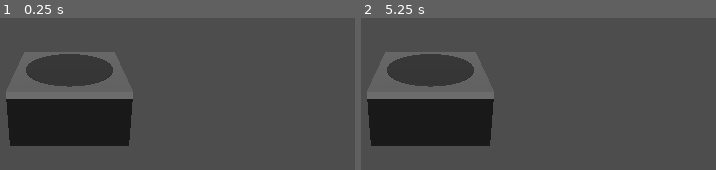
Above: before the commit, frames 1-2 (left to right).
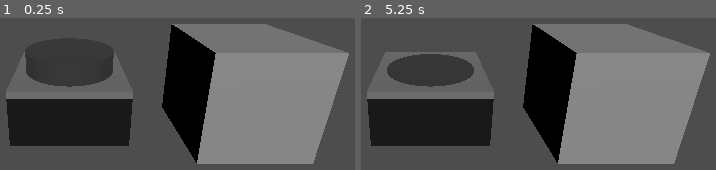
Above: after the commit, the same moments.

Repository: EloiStree/2026_03_20_godot_hello_micro_bit
Game: Godot game, scene res://_/scene/demo/demo_micro_bit_tactile_button_interactable.tscn
Two runs of this game, one before a commit and one after it. Both use one fixed random seed, a clock stepped at 60 frames per second and the inputs below.
Inputs (mouse positions are in pixels of both pictures, inside the frame that each line leads up to):
- Up to frame 1 (0.25 s): no input
- Up to frame 2 (5.25 s): tap Enter at 0.5, 2, 3.5 s; move the mouse to (605, 34) at 0.52 s; click (605, 34) at 0.67 s; tap Space at 1.25, 2.75, 4.25 s; move the mouse to (outside the picture) at 1.27 s; click (outside the picture) at 1.42 s; move the mouse to (outside the picture) at 2.02 s; click (outside the picture) at 2.17 s; move the mouse to (389, 145) at 2.77 s; click (389, 145) at 2.92 s; move the mouse to (669, 124) at 3.52 s; click (669, 124) at 3.67 s; move the mouse to (outside the picture) at 4.27 s; click (outside the picture) at 4.42 s; move the mouse to (471, 56) at 5.02 s; click (471, 56) at 5.17 s

The runs differ from the first frame. In frame 1, 41% of the frame differs, in the area x 7-99%, y 3-97%; in frame 2, 40%.

Commit message:
Save feature of filtering collision on area3d layer group and tag

Diff:
--- a/_/scene/demo/demo_micro_bit_tactile_button_interactable.tscn
+++ b/_/scene/demo/demo_micro_bit_tactile_button_interactable.tscn
@@ -1,26 +1,11 @@
 [gd_scene format=3 uid="uid://jvavmcuiuoog"]
 
-[ext_resource type="Script" uid="uid://2qjtvy7chvw5" path="res://_/script/micro_bit_tactile_button.gd" id="1_i0hnh"]
-[ext_resource type="Script" uid="uid://cpq625pgxe80t" path="res://_/script/micro_bit_tactile_button_script_animation.gd" id="2_m4yag"]
-[ext_resource type="Script" uid="uid://bngqy4ohjx8b8" path="res://_/script/micro_bit_collidable_area3d.gd" id="3_i0hnh"]
-
-[sub_resource type="BoxMesh" id="BoxMesh_5xryl"]
-
-[sub_resource type="StandardMaterial3D" id="StandardMaterial3D_66oti"]
-albedo_color = Color(0, 0, 0, 1)
-
-[sub_resource type="StandardMaterial3D" id="StandardMaterial3D_kyvj0"]
-albedo_color = Color(0.4506483, 0.4506483, 0.45064825, 1)
-
-[sub_resource type="CylinderMesh" id="CylinderMesh_wdwhb"]
-
-[sub_resource type="StandardMaterial3D" id="StandardMaterial3D_faa6o"]
-albedo_color = Color(0.2159017, 0.21590173, 0.2159017, 1)
-
-[sub_resource type="BoxShape3D" id="BoxShape3D_3w8vi"]
-size = Vector3(1, 0.4790039, 1)
+[ext_resource type="PackedScene" uid="uid://mk87fwj3xx7h" path="res://_/scene/element/element_micro_bit_tactile_button_touchable.tscn" id="1_3gj6j"]
+[ext_resource type="Script" uid="uid://b4fchevv1qfve" path="res://_/scene/demo/micro_bit_interactive_source.gd" id="1_aohy7"]
 
 [sub_resource type="BoxShape3D" id="BoxShape3D_m4yag"]
+
+[sub_resource type="BoxMesh" id="BoxMesh_3gj6j"]
 
 [node name="DemoMicroBitTactileButtonInteractable" type="Node3D" unique_id=1597294364]
 
@@ -30,60 +15,26 @@
 [node name="DirectionalLight3D" type="DirectionalLight3D" parent="." unique_id=1489312135]
 transform = Transform3D(1, 0, 0, 0, 0.81919205, 0.57351923, 0, -0.57351923, 0.81919205, 0, 0, 0)
 
-[node name="MicroBitTactileButtonTouchable" type="Node3D" parent="." unique_id=422241058]
-script = ExtResource("1_i0hnh")
+[node name="Area3D" type="Area3D" parent="." unique_id=1796066033 groups=["interactable_group", "interactable_source"]]
+transform = Transform3D(1, 0, 0, 0, 1, 0, 0, 0, 1, 1.5940242, 0.32461643, 0)
+collision_layer = 1793
+collision_mask = 0
 
-[node name="NodeScriptAnimation" type="Node" parent="MicroBitTactileButtonTouchable" unique_id=826314448 node_paths=PackedStringArray("to_move", "where_when_pressed", "where_when_released")]
-script = ExtResource("2_m4yag")
-to_move = NodePath("../StaticMovingPartRoot/StaticMovingPart")
-where_when_pressed = NodePath("../StaticMovingPartRoot/Node3DWhenPressing")
-where_when_released = NodePath("../StaticMovingPartRoot/Node3DWhenReleasing")
-
-[node name="StaticPart" type="Node3D" parent="MicroBitTactileButtonTouchable" unique_id=388458076]
-
-[node name="MeshInstance3D" type="MeshInstance3D" parent="MicroBitTactileButtonTouchable/StaticPart" unique_id=2026954184]
-transform = Transform3D(1, 0, 0, 0, 0.5, 0, 0, 0, 1, 0, 0.25, 0)
-mesh = SubResource("BoxMesh_5xryl")
-surface_material_override/0 = SubResource("StandardMaterial3D_66oti")
-
-[node name="MeshInstance3D3" type="MeshInstance3D" parent="MicroBitTactileButtonTouchable/StaticPart" unique_id=2075764768]
-transform = Transform3D(1.002, 0, 0, 0, 0.061, 0, 0, 0, 1.002, 0, 0.4732576, 0)
-mesh = SubResource("BoxMesh_5xryl")
-surface_material_override/0 = SubResource("StandardMaterial3D_kyvj0")
-
-[node name="StaticMovingPartRoot" type="Node3D" parent="MicroBitTactileButtonTouchable" unique_id=1044300752]
-transform = Transform3D(1, 0, 0, 0, 1, 0, 0, 0, 1, 0, 0.5015203, 0)
-
-[node name="StaticMovingPart" type="Node3D" parent="MicroBitTactileButtonTouchable/StaticMovingPartRoot" unique_id=145067430]
-transform = Transform3D(1, 0, 0, 0, 1, 0, 0, 0, 1, 0, 0.15130138, 0)
-
-[node name="MeshInstance3D2" type="MeshInstance3D" parent="MicroBitTactileButtonTouchable/StaticMovingPartRoot/StaticMovingPart" unique_id=618576149]
-transform = Transform3D(0.81276286, 0, 0, 0, 0.15297979, 0, 0, 0, 0.7958324, 0, -0.13627785, 0)
-mesh = SubResource("CylinderMesh_wdwhb")
-surface_material_override/0 = SubResource("StandardMaterial3D_faa6o")
-
-[node name="Node3DWhenPressing" type="Node3D" parent="MicroBitTactileButtonTouchable/StaticMovingPartRoot" unique_id=1819610189]
-
-[node name="Node3DWhenReleasing" type="Node3D" parent="MicroBitTactileButtonTouchable/StaticMovingPartRoot" unique_id=69712431]
-transform = Transform3D(1, 0, 0, 0, 1, 0, 0, 0, 1, 0, 0.1745305, 0)
-
-[node name="MicroBitAreaCollidableArea3D" type="Area3D" parent="MicroBitTactileButtonTouchable" unique_id=1476049351]
-visible = false
-script = ExtResource("3_i0hnh")
-metadata/_custom_type_script = "uid://bngqy4ohjx8b8"
-
-[node name="CollisionShape3D2" type="CollisionShape3D" parent="MicroBitTactileButtonTouchable/MicroBitAreaCollidableArea3D" unique_id=1565566735]
-transform = Transform3D(1, 0, 0, 0, 1, 0, 0, 0, 1, 0, 0.26049805, 0)
-shape = SubResource("BoxShape3D_3w8vi")
-
-[node name="Area3D" type="Area3D" parent="." unique_id=1796066033]
-transform = Transform3D(1, 0, 0, 0, 1, 0, 0, 0, 1, 1.828043, 0, 0)
+[node name="MicroBitInteractiveSource" type="Node" parent="Area3D" unique_id=830683386]
+script = ExtResource("1_aohy7")
+metadata/_custom_type_script = "uid://b4fchevv1qfve"
 
 [node name="CollisionShape3D" type="CollisionShape3D" parent="Area3D" unique_id=164272043]
-transform = Transform3D(1, 0, 0, 0, 1, 0, 0, 0, 1, -1.4093981, 0, 0)
+transform = Transform3D(1, 0, 0, 0, 1, 0, 0, 0, 1, 0.10087943, 0, 0)
 shape = SubResource("BoxShape3D_m4yag")
 
-[connection signal="on_down" from="MicroBitTactileButtonTouchable" to="MicroBitTactileButtonTouchable/NodeScriptAnimation" method="set_as_pressing"]
-[connection signal="on_up" from="MicroBitTactileButtonTouchable" to="MicroBitTactileButtonTouchable/NodeScriptAnimation" method="set_as_released"]
-[connection signal="on_down" from="MicroBitTactileButtonTouchable/MicroBitAreaCollidableArea3D" to="MicroBitTactileButtonTouchable" method="set_as_pressing"]
-[connection signal="on_up" from="MicroBitTactileButtonTouchable/MicroBitAreaCollidableArea3D" to="MicroBitTactileButtonTouchable" method="set_as_released"]
+[node name="MeshInstance3D" type="MeshInstance3D" parent="Area3D" unique_id=44072575]
+layers = 1281
+mesh = SubResource("BoxMesh_3gj6j")
+
+[node name="MicroBitTactileButtonTouchable" parent="." unique_id=422241058 instance=ExtResource("1_3gj6j")]
+
+[node name="MicroBitAreaCollidableArea3D" parent="MicroBitTactileButtonTouchable" index="4" unique_id=1476049351]
+layer_mask_filter = 4294962688
+
+[editable path="MicroBitTactileButtonTouchable"]
--- /dev/null
+++ b/_/scene/demo/micro_bit_interactive_source.gd
@@ -0,0 +1,2 @@
+class_name MicroBitInteractiveSource
+extends Node
--- a/_/scene/element/element_micro_bit_tactile_button_touchable.tscn
+++ b/_/scene/element/element_micro_bit_tactile_button_touchable.tscn
@@ -68,6 +68,7 @@
 [node name="MicroBitAreaCollidableArea3D" type="Area3D" parent="." unique_id=1476049351]
 visible = false
 script = ExtResource("4_3w8vi")
+layer_mask_filter = 4294967040
 metadata/_custom_type_script = "uid://bngqy4ohjx8b8"
 
 [node name="CollisionShape3D2" type="CollisionShape3D" parent="MicroBitAreaCollidableArea3D" unique_id=1565566735]
--- a/_/script/micro_bit_collidable_area3d.gd
+++ b/_/script/micro_bit_collidable_area3d.gd
@@ -50,9 +50,44 @@
 			in_zone_nodes.remove_at(i)
 	check_if_active()
 
+
+@export_group("Use filtering ")
+@export var use_layer_filter: bool = false
+@export_flags_3d_physics var layer_mask_filter: int = 0xFFFFFFFF
+@export var use_group_filter: bool = false
+@export var allow_group_to_interact: String = "interactable_group"
+@export var use_script_tag_interactive_source:bool=true
+
+
 func _is_valid_target(body:Node3D):
-	# TODO later
+	# you can still allow collision and check with your code
+	#
+	if use_layer_filter:
+		if not (body.collision_layer & layer_mask_filter):
+			return false
+
+	if use_group_filter:
+		if not body.is_in_group(allow_group_to_interact):
+			return false
+
+
+	if use_script_tag_interactive_source:
+		var has_children:Node= find_microbit_interactive_source(body)
+		if has_children==null:
+			return false
 	return true
+
+func find_microbit_interactive_source(node: Node) -> Node:
+	if node is MicroBitInteractiveSource:
+		return node
+
+	for child in node.get_children():
+		var result = find_microbit_interactive_source(child)
+		if result:
+			return result
+
+	return null
+
 
 func _on_area_entered(area: Area3D) -> void:
 	if not _is_valid_target(area):
--- a/project.godot
+++ b/project.godot
@@ -15,6 +15,10 @@
 config/features=PackedStringArray("4.6", "Mobile")
 config/icon="res://icon.svg"
 
+[global_group]
+
+interactable_group=""
+
 [physics]
 
 3d/physics_engine="Jolt Physics"
Not shown, added: _/scene/demo/micro_bit_interactive_source.gd.uid
